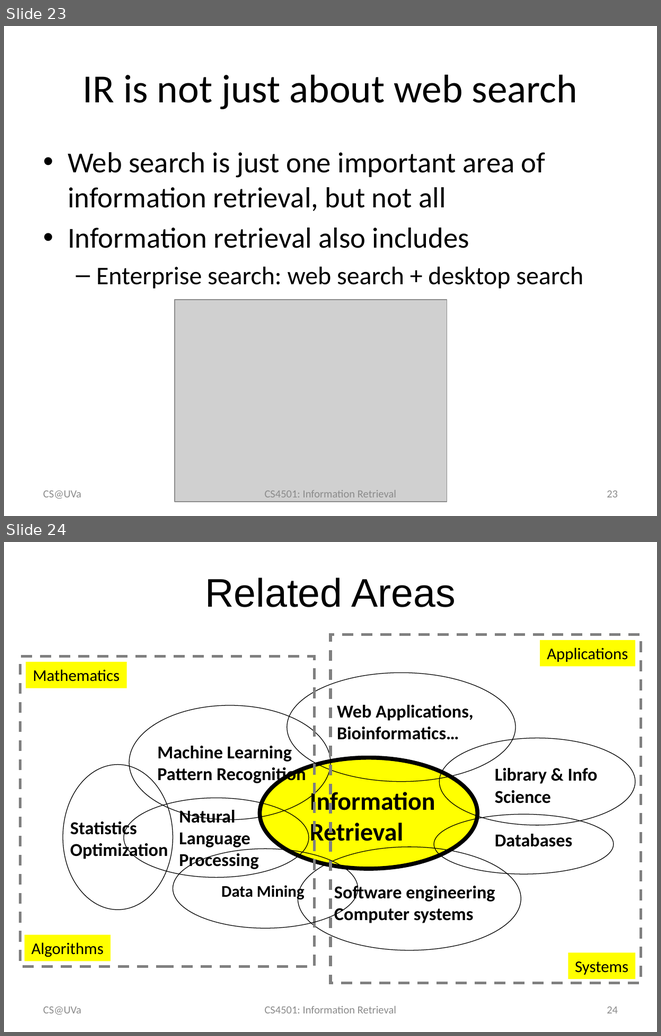
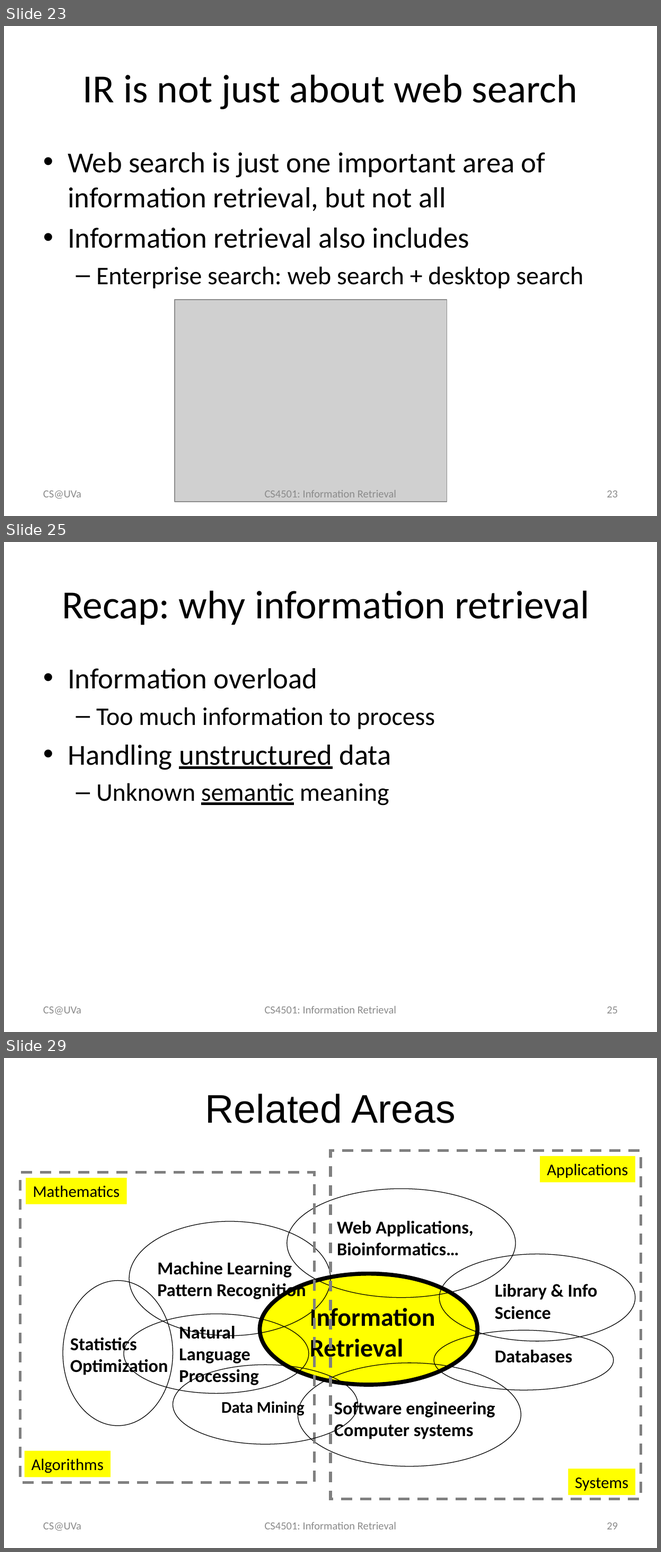
Before and after one commit to wang296/IR2015, a slide deck: docs/Introduction to Information Retrieval.pptx. Shown one above the other, each under a label of ours: slides 23 and 24 before the commit, slides 23, 25 and 29 after it; the slides between them are not shown. The pictures are 661x1036 and 661x1552 pixels, drawn with LibreOffice and Linux fonts; fonts in the diff are those of the drawing; grey boxes stand for pictures. Boxes give left, top, right and bottom in pixels: in the first picture for what was removed or moved away, otherwise in the second. Text is boxed around its words. In the diff, an @@ line names an element or a change of style, - is before the commit and + after.

```diff
--- a/docs/Introduction to Information Retrieval.pptx
+++ b/docs/Introduction to Information Retrieval.pptx
@@ slide 25 added at bbox=[4, 542, 657, 1032], background #FFFFFF @@
@@ title added at bbox=[62, 590, 589, 625], 44 pt, text #000000 @@
+Recap: why information retrieval
@@ text added at bbox=[68, 668, 435, 805], 28 pt, text #000000 @@
+• Information overload
+  – Too much information to process
+• Handling unstructured data
+  – Unknown semantic meaning
@@ text added at bbox=[43, 1006, 81, 1014], 12 pt, text #8C8C8C @@
+CS@UVa
@@ text added at bbox=[265, 1006, 396, 1013], 12 pt, text #8C8C8C @@
+CS4501: Information Retrieval
@@ page number added at bbox=[607, 1006, 618, 1013], 12 pt, text #8C8C8C @@
+25
@@ what was slide 24 is now slide 29 @@
@@ page number at bbox=[607, 1522, 618, 1529]: text changed @@
-24
+29
```
Also in this commit, not shown: 4 other slides added, 4 other files.
